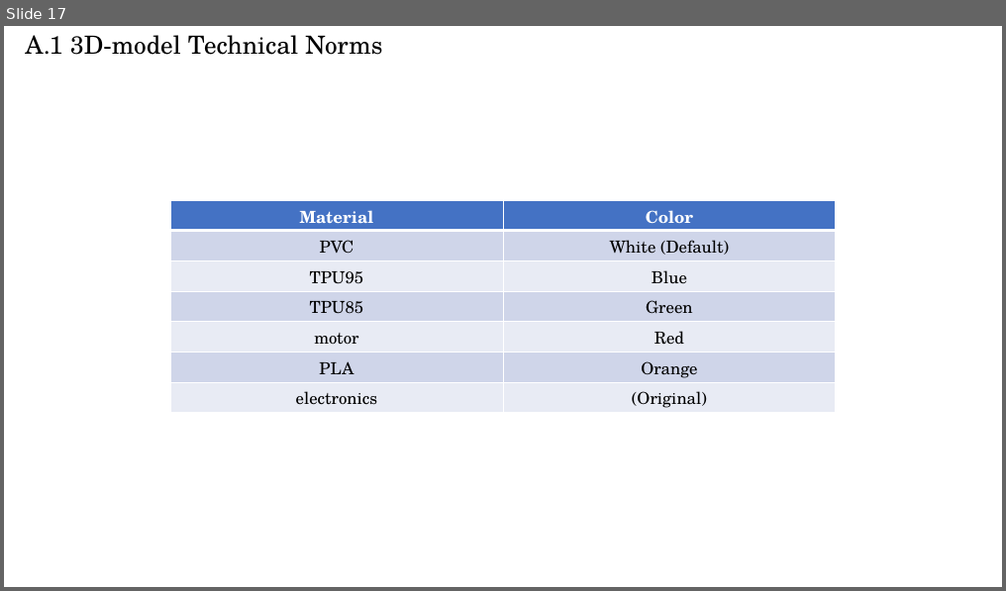
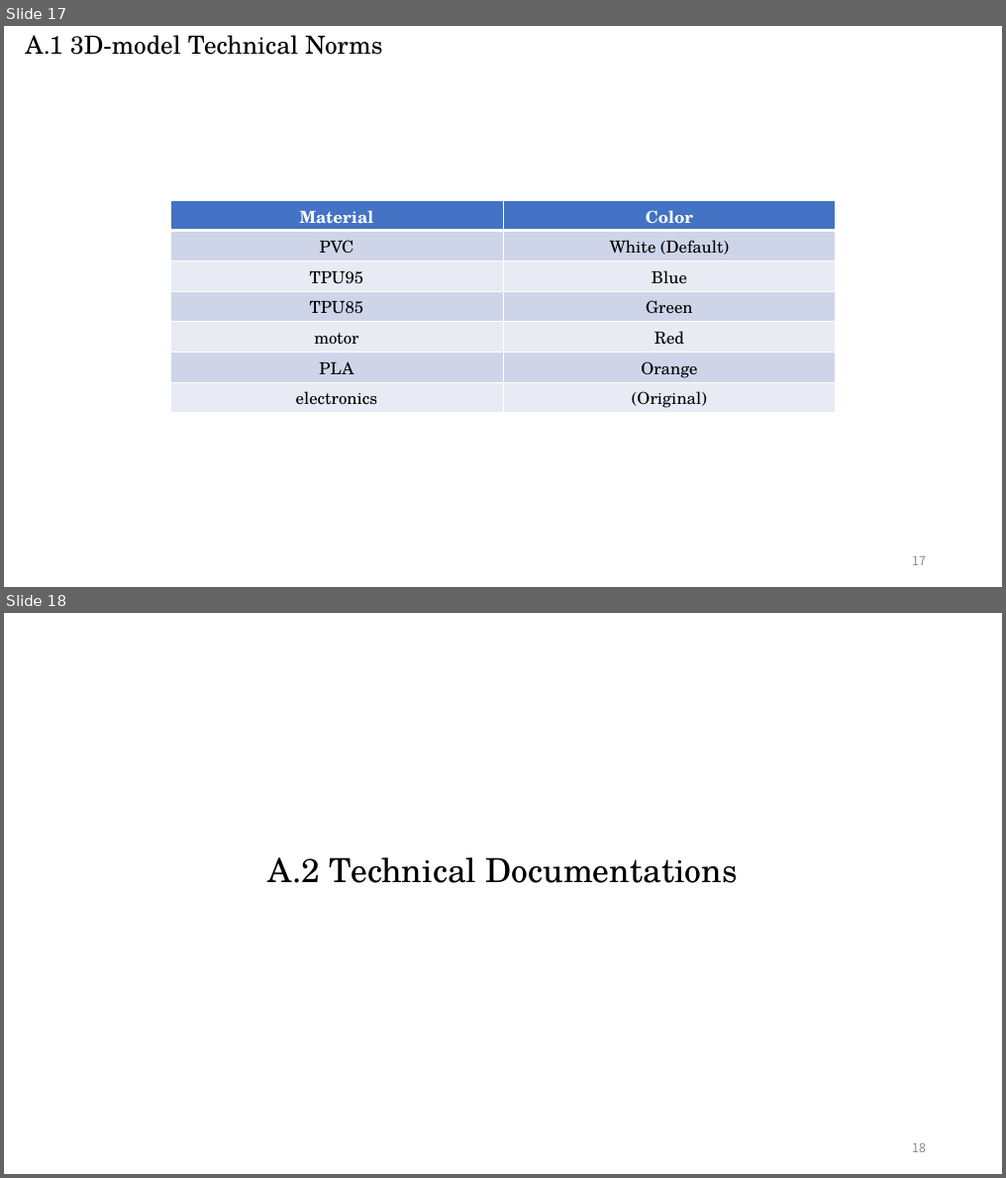
Before and after one commit to AC-Mnky/trium, a slide deck: doc/SystemDesign.pptx. Shown one above the other, each under a label of ours: slide 17 before the commit, slides 17 and 18 after it. The pictures are 1006x591 and 1006x1178 pixels, drawn with LibreOffice and Linux fonts; fonts in the diff are those of the drawing. Boxes give left, top, right and bottom in pixels: in the first picture for what was removed or moved away, otherwise in the second. Text is boxed around its words. In the diff, an @@ line names an element or a change of style, - is before the commit and + after.

Commit message:
Update SystemDesign.pptx
Add the motor documentation in the doc

```diff
--- a/doc/SystemDesign.pptx
+++ b/doc/SystemDesign.pptx
@@ slide 18 added at box(4, 613, 1002, 1174), background #FFFFFF @@
@@ text added at box(268, 858, 738, 883), 32 pt, text #000000 @@
+A.2 Technical Documentations
@@ page number added at box(912, 1144, 926, 1153), 12 pt, text #8C8C8C @@
+18
@@ slide 17 changed as well @@
@@ page number added at box(912, 557, 926, 566), 12 pt, text #8C8C8C @@
+17
```
Also in this commit, not shown: 17 other slides changed, 2 other slides added.
